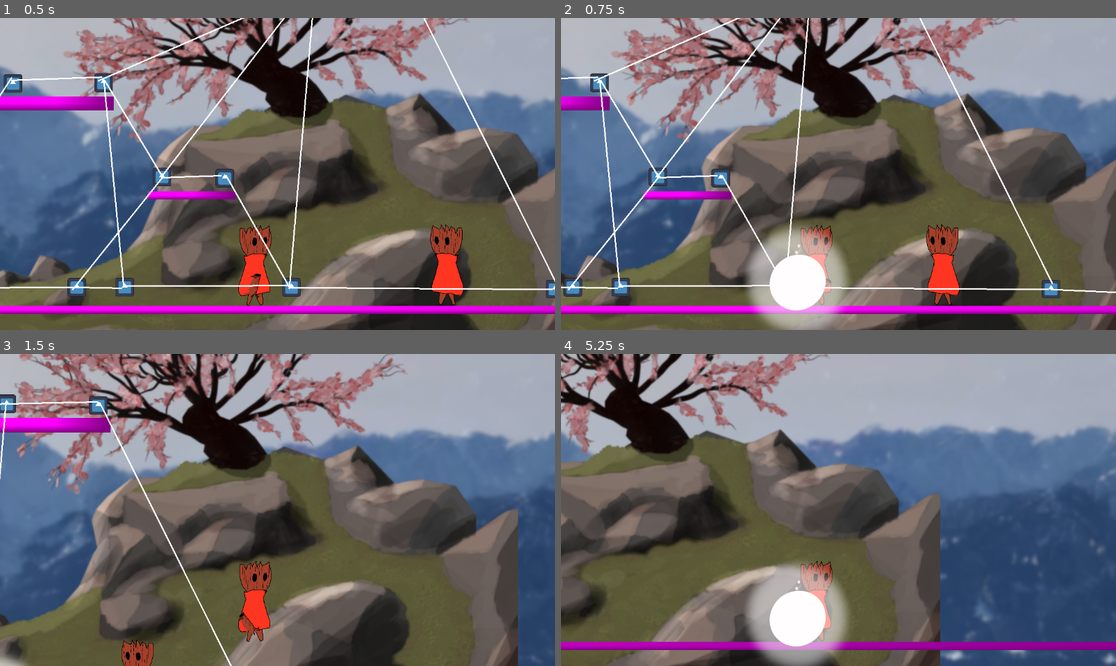
Above: before the commit, frames 1-4 (two rows, left to right).
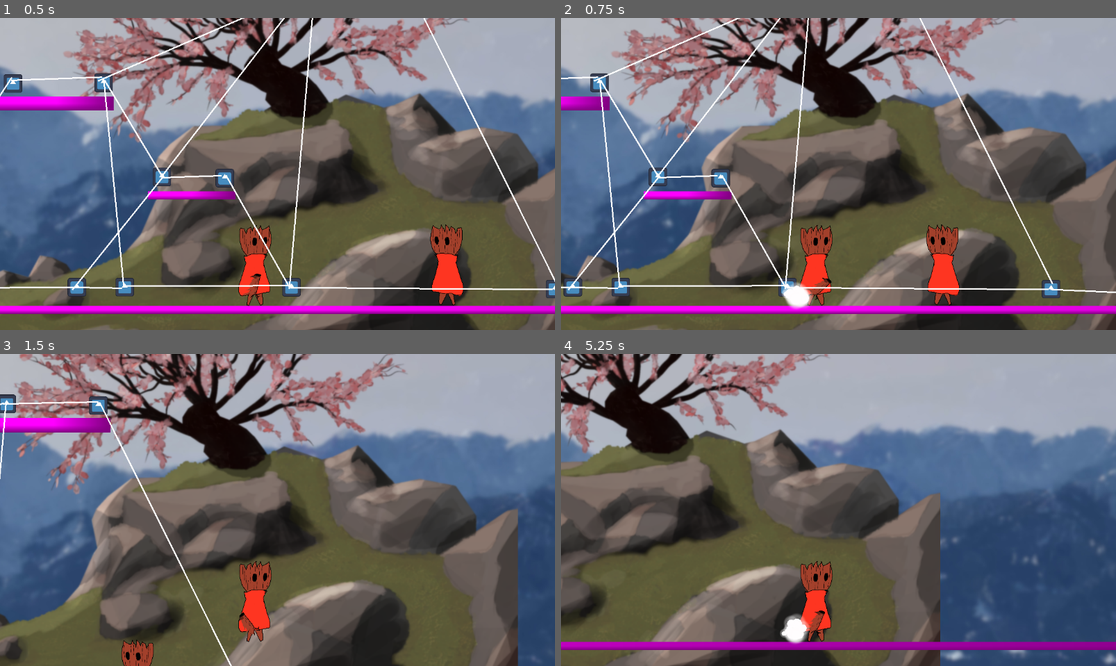
Above: after the commit, the same moments.

Repository: Q1-Studios/TreeVolution
Game: Godot game, scene res://src/scenes/map.tscn
Two runs of this game, one before a commit and one after it. Both use one fixed random seed, a clock stepped at 60 frames per second and the inputs below. The engine's default icon, where the game draws it, is replaced by a stand-in: a white triangle on a blue panel in a dark square.
Inputs (mouse positions are in pixels of both pictures, inside the frame that each line leads up to):
- Up to frame 1 (0.5 s): no input
- Up to frame 2 (0.75 s): move the mouse to (960, 158) at 0.52 s; hold D (moveRight) from 0.53 s (still down); tap X (Pollen ability) at 0.6 s
- Up to frame 3 (1.5 s): keep holding D (moveRight); tap Up (jump) at 0.77 s; move the mouse to (166, 525) at 1.27 s; click (166, 525) at 1.35 s
- Up to frame 4 (5.25 s): tap Up (jump) at 1.52, 3.02, 3.77, 4.52 s; move the mouse to (894, 441) at 2.02 s; release D (moveRight) at 2.03 s; hold A (moveLeft) 2.03-2.78 s; tap X (Pollen ability) at 2.1, 3.6, 5.1 s; move the mouse to (810, 572) at 2.77 s; hold D (moveRight) 2.78-4.28 s; click (810, 572) at 2.85 s; move the mouse to (1005, 556) at 3.52 s; move the mouse to (672, 463) at 4.27 s; hold A (moveLeft) 4.28-5.03 s; click (672, 463) at 4.35 s; move the mouse to (866, 510) at 5.02 s; hold D (moveRight) from 5.03 s (still down)

Frame 1 is identical in both runs. In frame 2, 4.7% of the frame differs, in the area x 33-52%, y 66-100%; in frame 3, 0.2%; in frame 4, 4.8%.

Commit message:
refactor: change pollen effect

Diff:
--- a/src/scenes/Pollen.tscn
+++ b/src/scenes/Pollen.tscn
@@ -1,28 +1,13 @@
 [gd_scene format=3 uid="uid://c8t1dliv5np68"]
 
 [ext_resource type="Script" uid="uid://brvn8uihg80y7" path="res://src/scripts/pollen.gd" id="1_5k3mm"]
-[ext_resource type="Texture2D" uid="uid://batdpwagm2vis" path="res://src/assets/2D/pollen_evo.png" id="2_fkvtm"]
 [ext_resource type="Texture2D" uid="uid://dqrplkx2dp8sw" path="res://src/assets/2D/pollen_sprite.png" id="3_fkvtm"]
 
 [sub_resource type="CircleShape2D" id="CircleShape2D_5k3mm"]
 radius = 200.24985
 
-[sub_resource type="GDScript" id="GDScript_2o132"]
-script/source = "extends Sprite2D
-
-# TODO try to change color of sprite via code, red color for damage, etc.
-
-# Called when the node enters the scene tree for the first time.
-func _ready() -> void:
-	pass # Replace with function body.
-
-
-# Called every frame. 'delta' is the elapsed time since the previous frame.
-func _process(delta: float) -> void:
-	pass
-"
-
 [node name="Pollen" type="Area2D" unique_id=1049056460 groups=["Polen"]]
+position = Vector2(526, 322)
 collision_layer = 4
 collision_mask = 2
 script = ExtResource("1_5k3mm")
@@ -30,18 +15,20 @@
 [node name="CollisionShape2D" type="CollisionShape2D" parent="." unique_id=213131670 groups=["Polen"]]
 shape = SubResource("CircleShape2D_5k3mm")
 
-[node name="Sprite2D" type="Sprite2D" parent="." unique_id=377822935]
-position = Vector2(10.000004, 87.99999)
-scale = Vector2(0.36523438, 0.37890625)
-texture = ExtResource("2_fkvtm")
-script = SubResource("GDScript_2o132")
-
 [node name="Timer" type="Timer" parent="." unique_id=1356492730]
 
 [node name="CPUParticles2D" type="CPUParticles2D" parent="." unique_id=2129697036]
-position = Vector2(10.000004, 87.99999)
-scale = Vector2(0.36523438, 0.37890625)
+position = Vector2(0, 196)
+rotation = -1.5707964
+amount = 60
 texture = ExtResource("3_fkvtm")
-explosiveness = 0.37
+lifetime = 0.44
+explosiveness = 0.45
+spread = 89.4
+gravity = Vector2(0, -100)
+initial_velocity_min = 437.3
+initial_velocity_max = 750.1
+scale_amount_min = 0.0
+scale_amount_max = 0.2
 
 [connection signal="body_entered" from="." to="." method="_on_bullet_2d_body_entered"]
--- /dev/null
+++ b/src/scripts/enemy.tscn
@@ -0,0 +1,74 @@
+[gd_scene format=3 uid="uid://12ok7scsju58"]
+
+[ext_resource type="Script" uid="uid://cm0df5lawbi2b" path="res://src/scripts/enemy.gd" id="1_k24wl"]
+[ext_resource type="Texture2D" uid="uid://biphx5mw4jf3l" path="res://src/assets/2D/Player/frame0001.png" id="1_vp4d7"]
+
+[sub_resource type="CapsuleShape2D" id="CapsuleShape2D_k24wl"]
+radius = 323.0
+height = 1484.0
+
+[sub_resource type="CapsuleShape2D" id="CapsuleShape2D_vp4d7"]
+radius = 339.0
+height = 1564.0
+
+[sub_resource type="Animation" id="Animation_k24wl"]
+length = 0.001
+tracks/0/type = "value"
+tracks/0/imported = false
+tracks/0/enabled = true
+tracks/0/path = NodePath("Sprite2D:self_modulate")
+tracks/0/interp = 1
+tracks/0/loop_wrap = true
+tracks/0/keys = {
+"times": PackedFloat32Array(0),
+"transitions": PackedFloat32Array(1),
+"update": 0,
+"values": [Color(1, 1, 1, 1)]
+}
+
+[sub_resource type="Animation" id="Animation_2rcgh"]
+resource_name = "damage_taken"
+length = 0.53333336
+tracks/0/type = "value"
+tracks/0/imported = false
+tracks/0/enabled = true
+tracks/0/path = NodePath("Sprite2D:self_modulate")
+tracks/0/interp = 1
+tracks/0/loop_wrap = true
+tracks/0/keys = {
+"times": PackedFloat32Array(0, 0.16666667, 0.33333334),
+"transitions": PackedFloat32Array(1, 1, 1),
+"update": 1,
+"values": [Color(1, 1, 1, 1), Color(1, 0, 0, 1), Color(1, 1, 1, 1)]
+}
+
+[sub_resource type="AnimationLibrary" id="AnimationLibrary_onv2g"]
+_data = {
+&"RESET": SubResource("Animation_k24wl"),
+&"damage_taken": SubResource("Animation_2rcgh")
+}
+
+[node name="Enemy" type="CharacterBody2D" unique_id=699392529 node_paths=PackedStringArray("animation_player")]
+script = ExtResource("1_k24wl")
+animation_player = NodePath("AnimationPlayer")
+
+[node name="CollisionShape2D" type="CollisionShape2D" parent="." unique_id=624332015]
+position = Vector2(47, 3)
+shape = SubResource("CapsuleShape2D_k24wl")
+
+[node name="Sprite2D" type="Sprite2D" parent="." unique_id=483896026]
+position = Vector2(-314, 87)
+texture = ExtResource("1_vp4d7")
+flip_h = true
+
+[node name="Bullet_Detection" type="Area2D" parent="." unique_id=575113254]
+collision_mask = 2
+
+[node name="CollisionShape2D" type="CollisionShape2D" parent="Bullet_Detection" unique_id=1587372262]
+position = Vector2(53, 0)
+shape = SubResource("CapsuleShape2D_vp4d7")
+
+[node name="AnimationPlayer" type="AnimationPlayer" parent="." unique_id=1341906022]
+libraries/ = SubResource("AnimationLibrary_onv2g")
+
+[connection signal="body_entered" from="Bullet_Detection" to="." method="_on_bullet_detection_body_entered"]
--- a/src/scripts/pollen.gd
+++ b/src/scripts/pollen.gd
@@ -13,7 +13,6 @@
 
 # Called when the node enters the scene tree for the first time.
 func _ready() -> void:
-	$Sprite2D.modulate = Color(pollen_damage_upgrade_count, pollen_heal_upgrade_count, pollen_blocking_unlock)
 	pass
 
 
